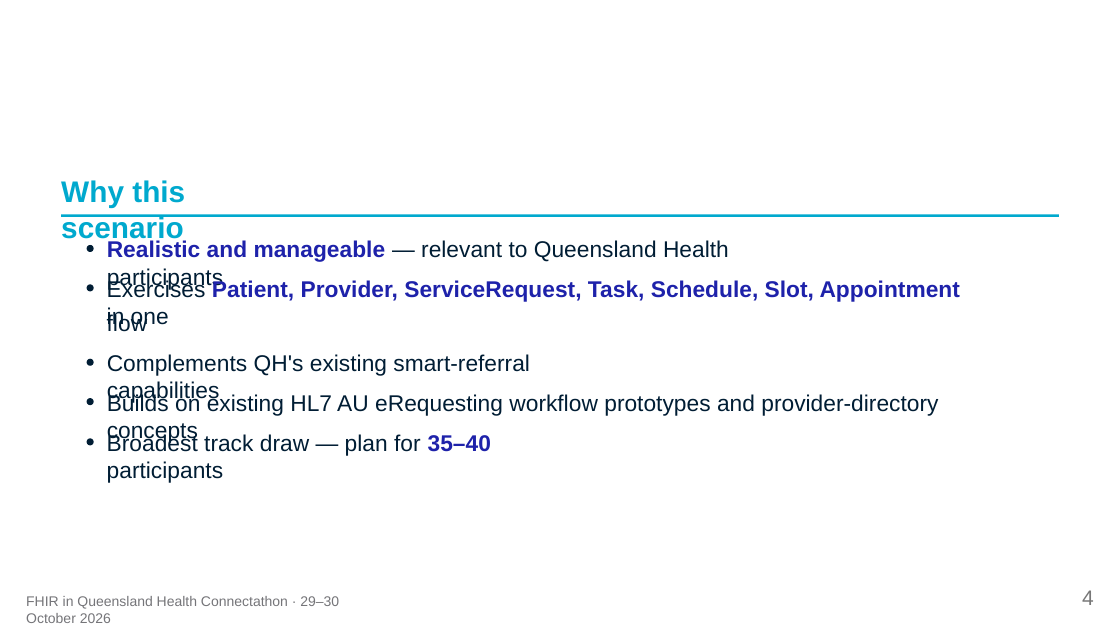
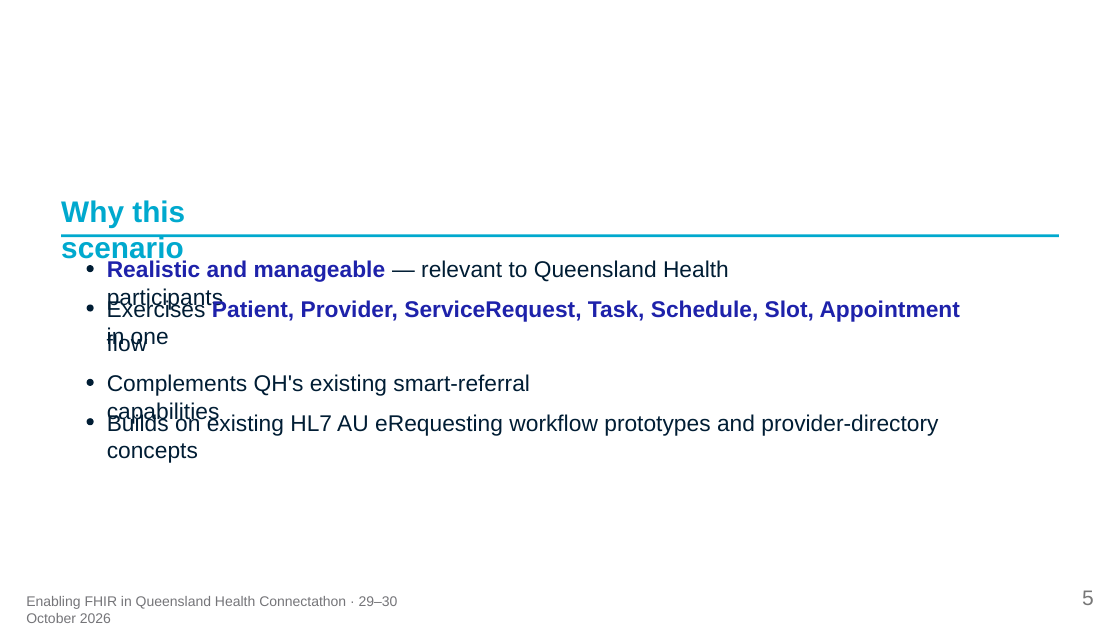
Before and after one commit to aehrc/qh-connectathon, a slide deck: slide 5 of 2026-10-29/2-FHIR-For-Services/Track2-KickOff-Deck.pptx (slide 4 before the commit). Drawn at 1120x630 pixels with LibreOffice and Linux fonts; fonts in the diff are those of the drawing. Boxes give left, top, right and bottom in pixels: in the first picture for what was removed or moved away, otherwise in the second. Text is boxed around its words. In the diff, an @@ line names an element or a change of style, - is before the commit and + after.

```diff
--- a/2026-10-29/2-FHIR-For-Services/Track2-KickOff-Deck.pptx
+++ b/2026-10-29/2-FHIR-For-Services/Track2-KickOff-Deck.pptx
@@ 6 texts, 1 freeform shape: place and size @@
-6 texts, 1 freeform shape at bbox=[61, 180, 1060, 415]
+6 texts, 1 freeform shape at bbox=[61, 200, 1060, 436]
@@ freeform shape removed at bbox=[87, 245, 93, 252] @@
@@ freeform shape: place and size @@
-freeform shape at bbox=[87, 359, 93, 365]
+freeform shape at bbox=[87, 304, 93, 311]
@@ 3 freeform shapes: place and size @@
-3 freeform shapes at bbox=[87, 285, 93, 445]
+3 freeform shapes at bbox=[87, 266, 93, 425]
@@ text removed at bbox=[107, 433, 491, 483] @@
-Broadest track draw — plan for 35–40 participants
@@ text at bbox=[26, 596, 398, 623]: text changed @@
-FHIR in Queensland Health Connectathon · 29–30 October 2026
+Enabling FHIR in Queensland Health Connectathon · 29–30 October 2026
@@ text at bbox=[1082, 590, 1094, 605]: text changed @@
-4
+5
```
Also in this commit, not shown: 15 other slides changed, 1 slide added.
